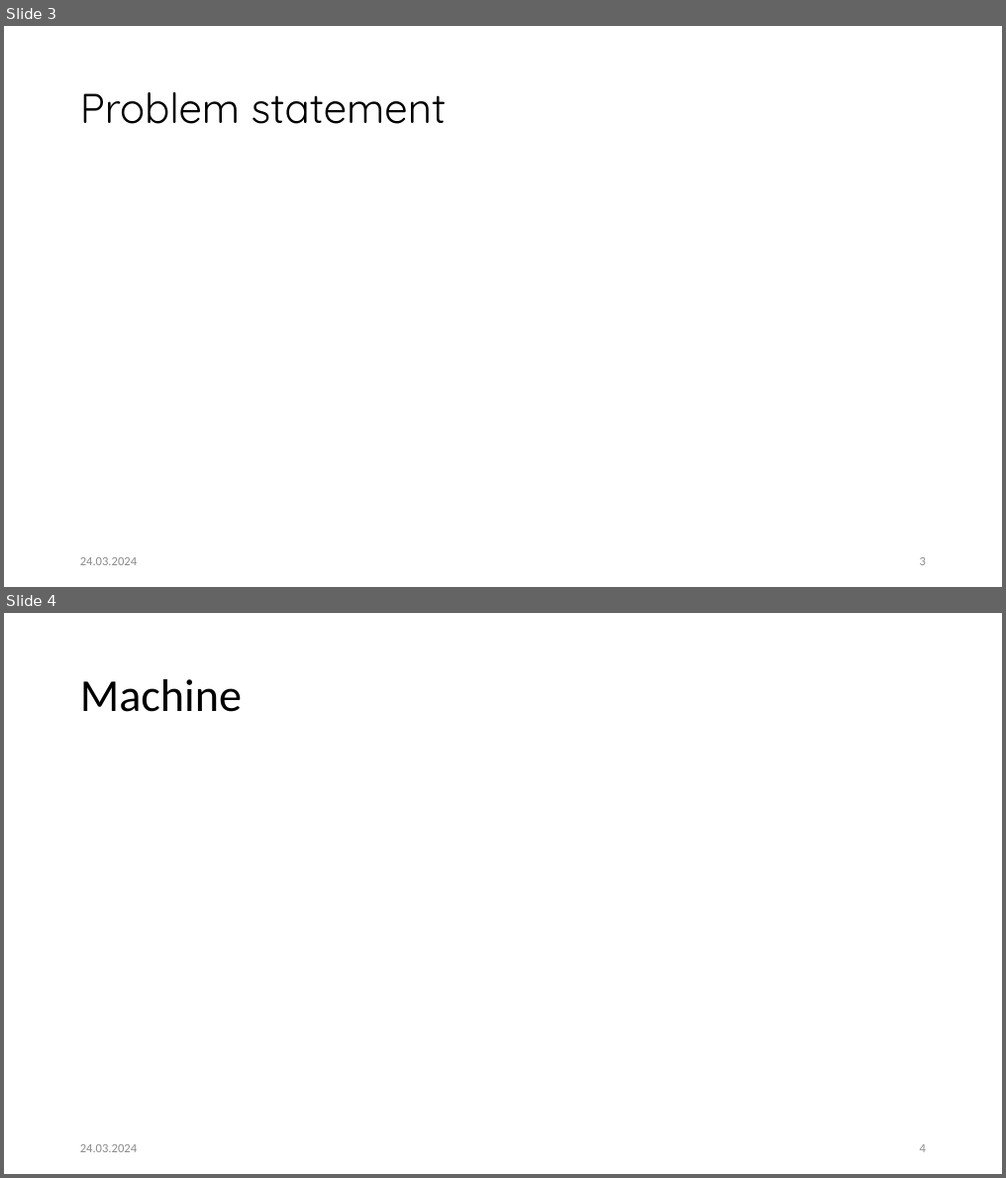
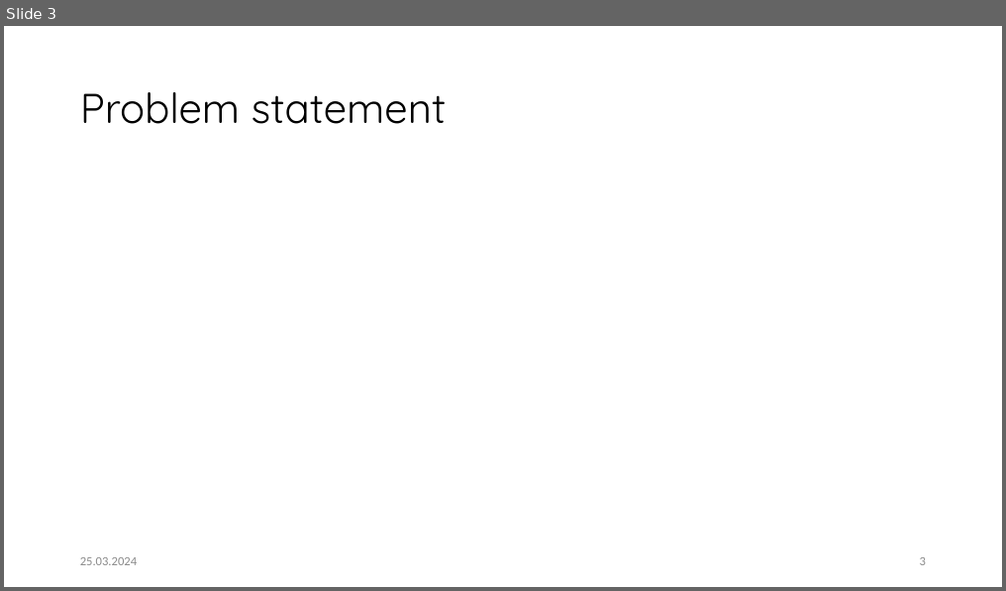
Before and after one commit to Fahad-Jabbar/neocortexapi, a slide deck: source/MySEProject/Documentation/Implement_the_KNN__Classifier_KNN_Quest.pptx. Shown one above the other, each under a label of ours: slides 3 and 4 before the commit, slide 3 after it. The pictures are 1006x1178 and 1006x591 pixels, drawn with LibreOffice and Linux fonts; fonts in the diff are those of the drawing. Boxes give left, top, right and bottom in pixels: in the first picture for what was removed or moved away, otherwise in the second. Text is boxed around its words. In the diff, an @@ line names an element or a change of style, - is before the commit and + after.

```diff
--- a/source/MySEProject/Documentation/Implement_the_KNN__Classifier_KNN_Quest.pptx
+++ b/source/MySEProject/Documentation/Implement_the_KNN__Classifier_KNN_Quest.pptx
@@ slide 4 removed at (4, 613, 1002, 1174), background #FFFFFF @@
@@ title removed at (80, 679, 242, 712) @@
-Machine
@@ text removed at (80, 1145, 137, 1153) @@
-24.03.2024
@@ page number removed at (920, 1145, 926, 1153) @@
-4
@@ slide 3 changed as well @@
@@ text at (80, 558, 137, 566): text changed @@
-24.03.2024
+25.03.2024
```
Also in this commit, not shown: 2 other slides changed, 2 slides added.
